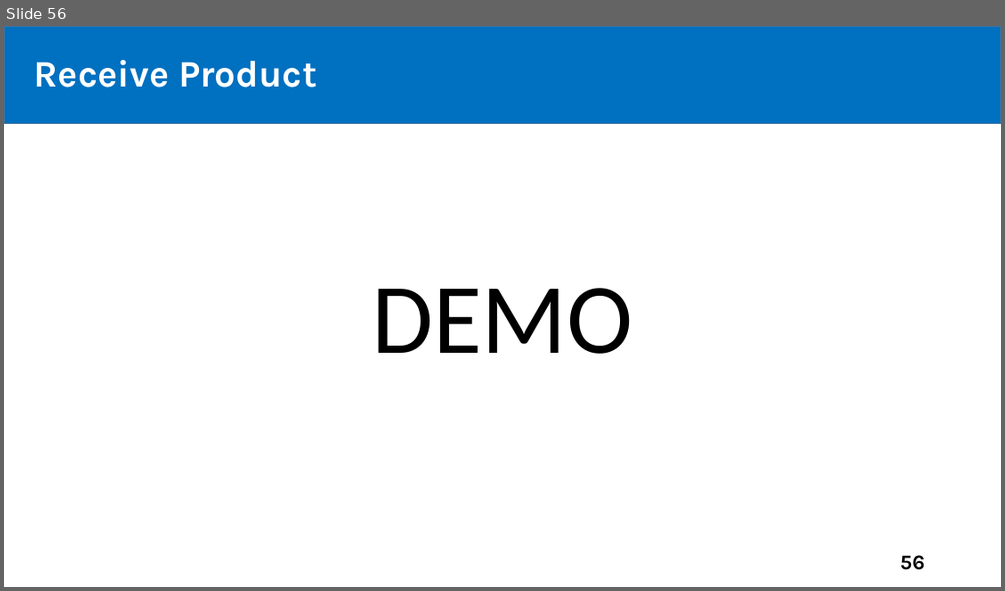
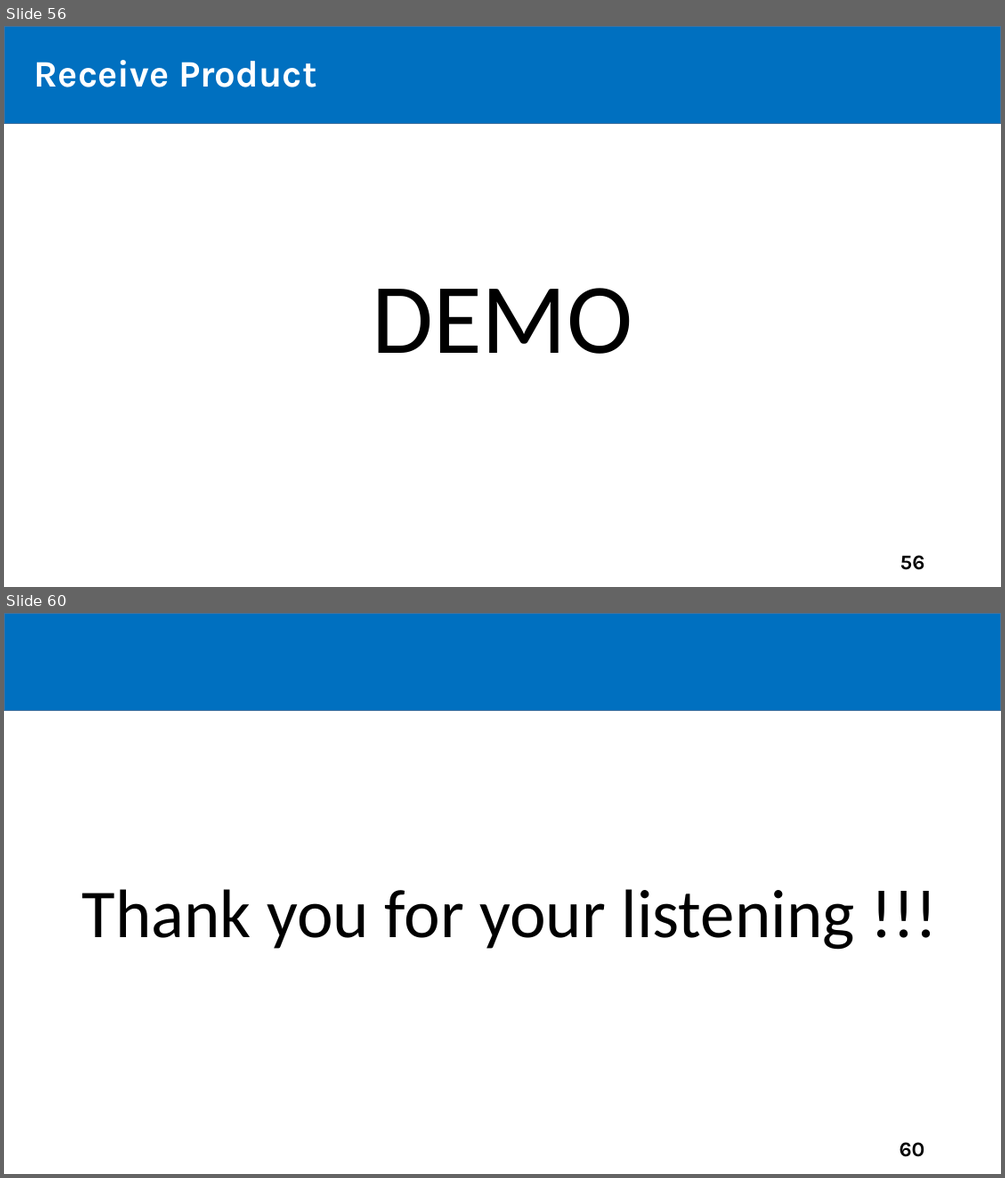
Before and after one commit to tiendan3108/CP, a slide deck: Source/Presentation/PreFinalPresentation.pptx. Shown one above the other, each under a label of ours: slide 56 before the commit, slides 56 and 60 after it; the slides between them are not shown. The pictures are 1005x591 and 1005x1178 pixels, drawn with LibreOffice and Linux fonts; fonts in the diff are those of the drawing. Boxes give left, top, right and bottom in pixels: in the first picture for what was removed or moved away, otherwise in the second. Text is boxed around its words. In the diff, an @@ line names an element or a change of style, - is before the commit and + after.

```diff
--- a/Source/Presentation/PreFinalPresentation.pptx
+++ b/Source/Presentation/PreFinalPresentation.pptx
@@ slide 60 added at <box>4,613,1001,1174</box>, background #FFFFFF @@
@@ rectangle added at <box>4,613,1001,710</box>, fill #0070C0, outline #43739E 1 pt @@
@@ text added at <box>82,889,854,949</box>, 66 pt, text #000000 @@
+Thank you for your listening !!!
@@ page number added at <box>899,1142,925,1157</box>, 20 pt, text #000000, bold @@
+60
```
Also in this commit, not shown: 2 slides changed, 3 other slides added.
